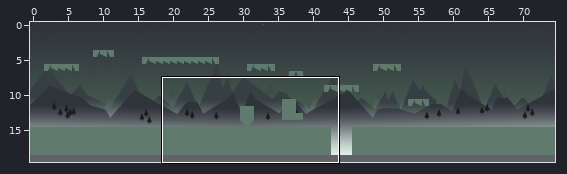
Two states of a Tiled map (JSON), assets/Tilemap/level1_tilemap.json. Above, an overview of the earlier version with the close-up marked.
Close-up. Before the commit:
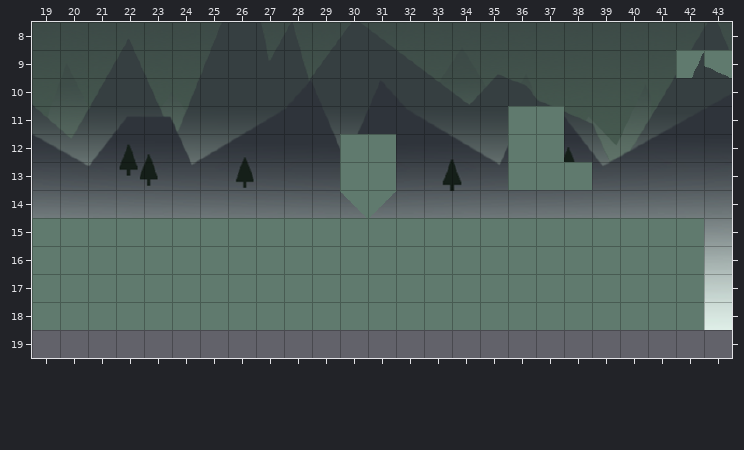
Cells are 32x32 px. Shown: x 19..43, y 8..19. The commit also changed other parts of the map, which this record leaves out.
Once edited:
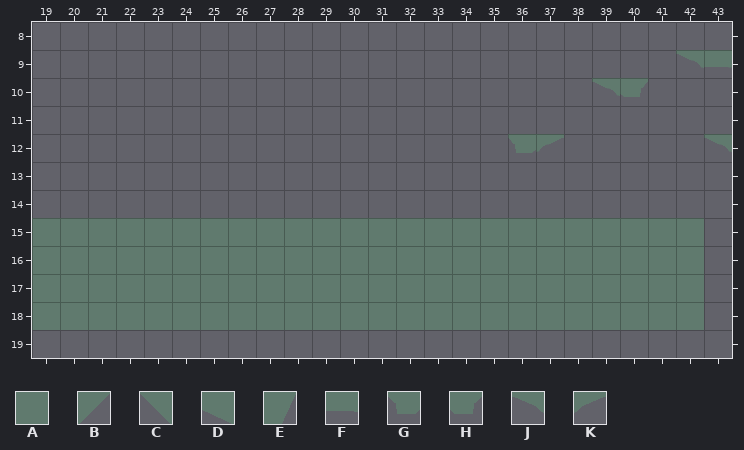
Key: from "level1_tilemap": A 0, B 1, C 2, D 11, E 13, F 21, G 25, H 26, J 27, K 28.
_ is an empty cell.
Difference:
{"change": "layer \"Bildebene 1\" removed"}
{"change": "layer \"Bildebene 2\" removed"}
{"change": "layer \"Bildebene 3\" removed"}
{"where": "layer \"Kachelebene 1\""}
{"y":9,"x":42,"old":"ED","new":"JF"}
{"y":10,"x":39,"old":"__","new":"JH"}
{"y":11,"x":36,"old":"AA","new":"__"}
{"y":12,"x":30,"old":"AA","new":"__"}
{"y":12,"x":36,"old":"AA","new":"GK"}
{"y":12,"x":43,"old":"_","new":"J"}
{"y":13,"x":30,"old":"AA","new":"__"}
{"y":13,"x":36,"old":"AAA","new":"___"}
{"y":14,"x":30,"old":"CB","new":"__"}
